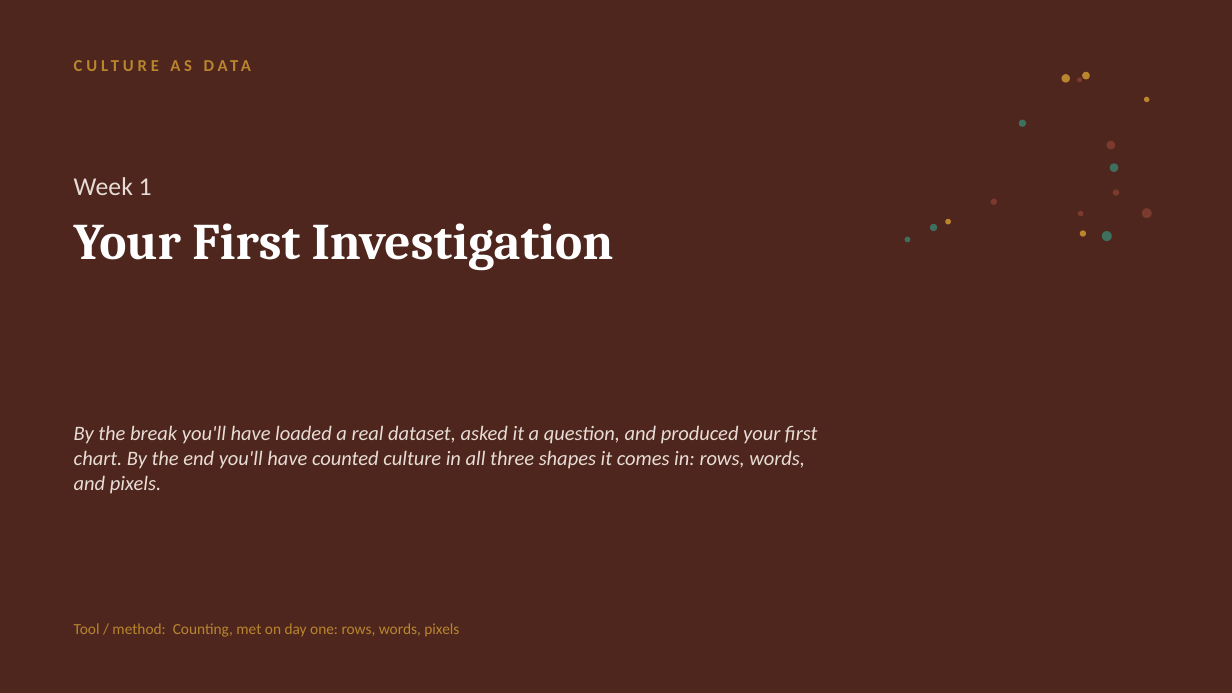
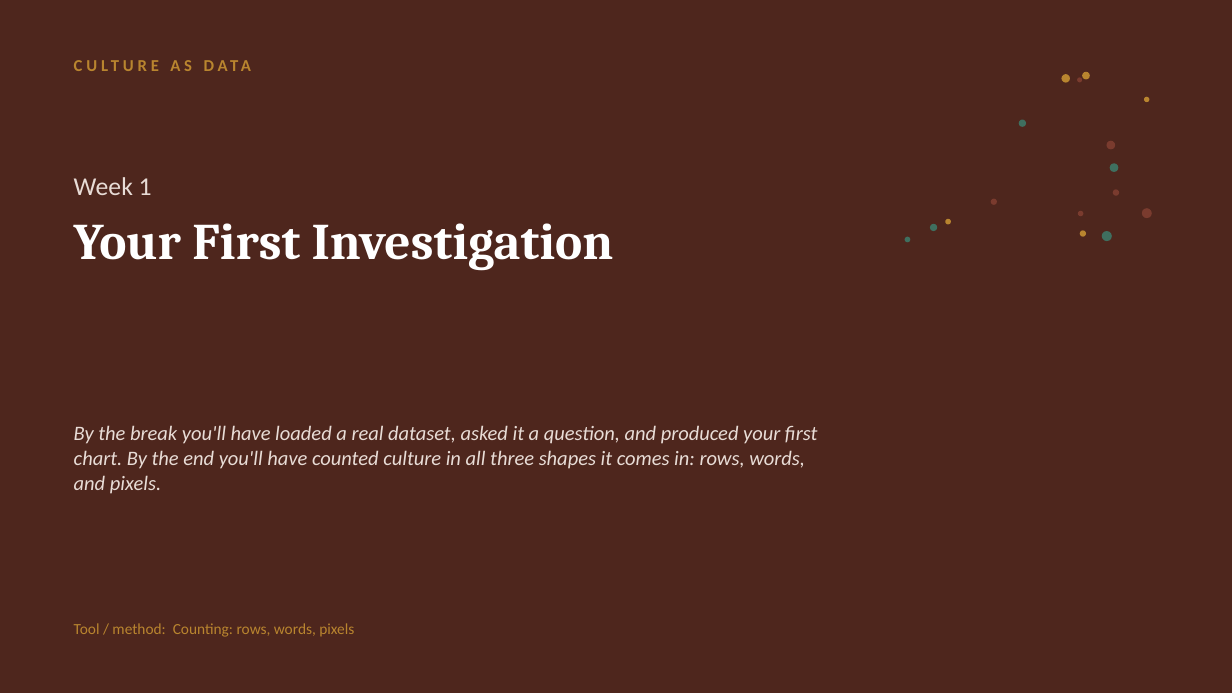
Before and after one commit to lucianli123/culture-as-data-2026, a slide deck: slide 1 of slides/pptx/week-01.pptx. Drawn at 1232x693 pixels with LibreOffice and Linux fonts; fonts in the diff are those of the drawing. Boxes give left, top, right and bottom in pixels: in the first picture for what was removed or moved away, otherwise in the second. Text is boxed around its words. In the diff, an @@ line names an element or a change of style, - is before the commit and + after.

```diff
--- a/slides/pptx/week-01.pptx
+++ b/slides/pptx/week-01.pptx
@@ text at (x1=74, y1=623, x2=354, y2=637): text changed @@
-Tool / method: Counting, met on day one: rows, words, pixels
+Tool / method: Counting: rows, words, pixels
```
Also in this commit, not shown: 6 other slides changed, 35 other files.
